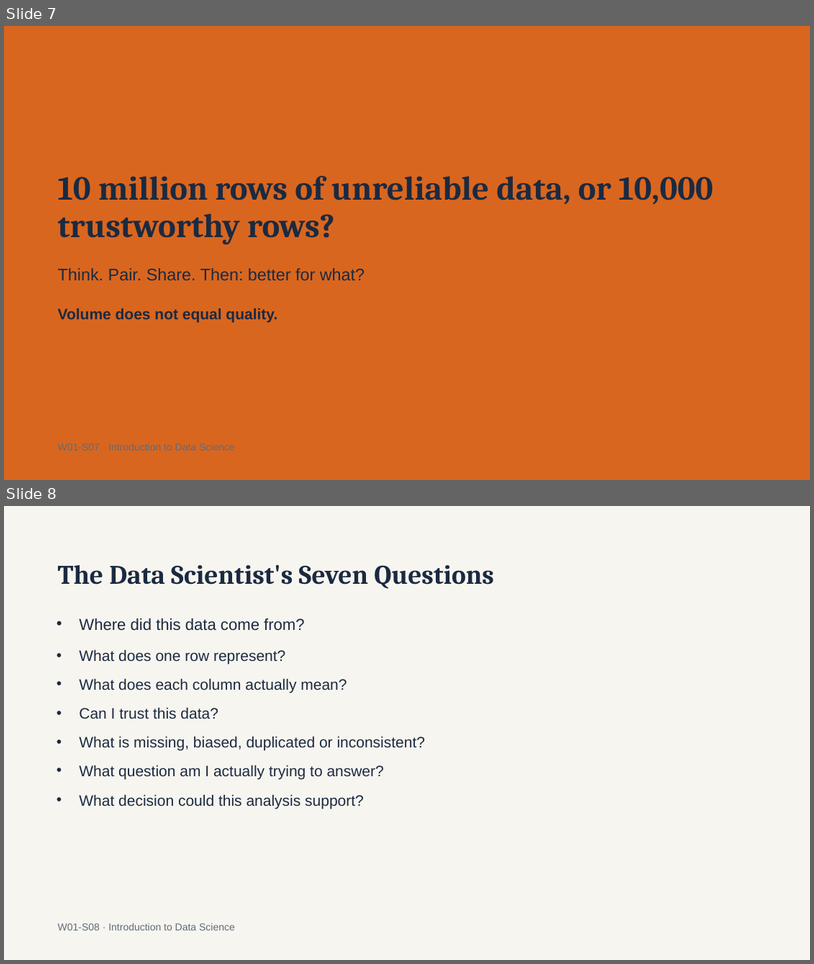
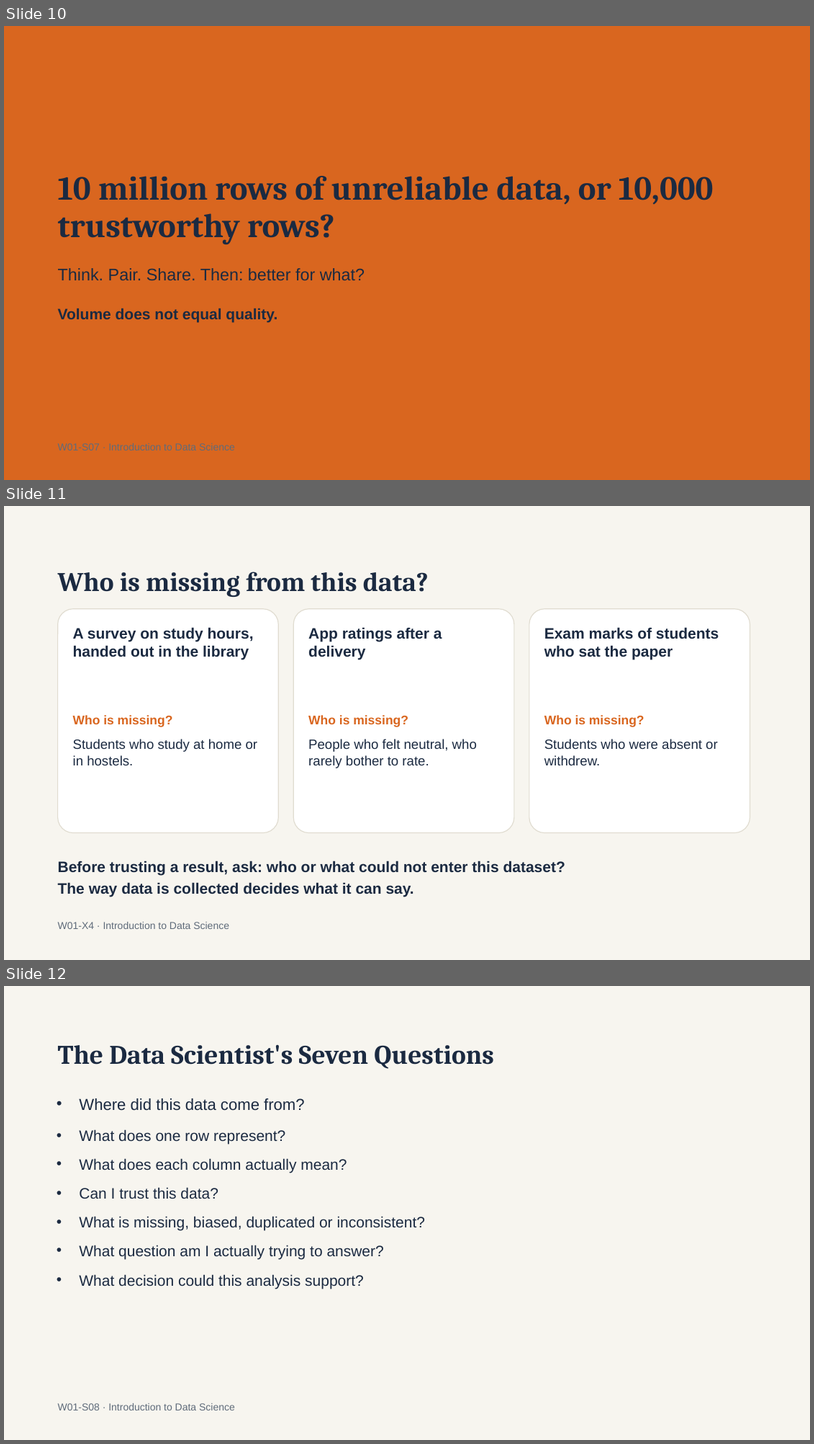
Before and after one commit to a6dulrauf/introduction-to-data-science-fall26, a slide deck: week 1/Intro to Data Science — Week 1 What Is Data Science.pptx. Shown one above the other, each under a label of ours: slides 7 and 8 before the commit, slides 10, 11 and 12 after it. The pictures are 814x964 and 814x1444 pixels, drawn with LibreOffice and Linux fonts; fonts in the diff are those of the drawing. Boxes give left, top, right and bottom in pixels: in the first picture for what was removed or moved away, otherwise in the second. Text is boxed around its words. In the diff, an @@ line names an element or a change of style, - is before the commit and + after.

```diff
--- a/week 1/Intro to Data Science — Week 1 What Is Data Science.pptx
+++ b/week 1/Intro to Data Science — Week 1 What Is Data Science.pptx
@@ slide 11 added at bbox=[4, 506, 810, 960], background #F7F5EF @@
@@ title added at bbox=[58, 572, 429, 597], 32 pt, text #1B2A41, bold @@
+Who is missing from this data?
@@ rounded rectangle added at bbox=[58, 609, 278, 833], fill #FFFFFF, outline #E0DCD0 1 pt @@
@@ rounded rectangle added at bbox=[293, 609, 514, 833], fill #FFFFFF, outline #E0DCD0 1 pt @@
@@ rounded rectangle added at bbox=[530, 609, 751, 833], fill #FFFFFF, outline #E0DCD0 1 pt @@
@@ text added at bbox=[73, 627, 254, 660], 18 pt, text #1B2A41, bold @@
+A survey on study hours, handed out in the library
@@ text added at bbox=[309, 627, 442, 660], 18 pt, text #1B2A41, bold @@
+App ratings after a delivery
@@ text added at bbox=[545, 627, 719, 660], 18 pt, text #1B2A41, bold @@
+Exam marks of students who sat the paper
@@ text added at bbox=[73, 715, 173, 727], 15 pt, text #D9661F, bold @@
+Who is missing?
@@ text added at bbox=[309, 715, 409, 727], 15 pt, text #D9661F, bold @@
+Who is missing?
@@ text added at bbox=[545, 715, 645, 727], 15 pt, text #D9661F, bold @@
+Who is missing?
@@ text added at bbox=[73, 739, 258, 765], 16 pt, text #1B2A41 @@
+Students who study at home or in hostels.
@@ text added at bbox=[309, 739, 477, 768], 16 pt, text #1B2A41 @@
+People who felt neutral, who rarely bother to rate.
@@ text added at bbox=[545, 739, 718, 765], 16 pt, text #1B2A41 @@
+Students who were absent or withdrew.
@@ text added at bbox=[58, 860, 566, 896], 18 pt, text #1B2A41, bold @@
+Before trusting a result, ask: who or what could not enter this dataset?
+The way data is collected decides what it can say.
@@ text added at bbox=[58, 921, 229, 929], 12 pt, text #5F6B7A @@
+W01-X4 · Introduction to Data Science
@@ what was slide 7 is now slide 10 @@
@@ what was slide 8 is now slide 12 @@
```
Also in this commit, not shown: 2 slides changed, 7 other slides added, 3 other files.
